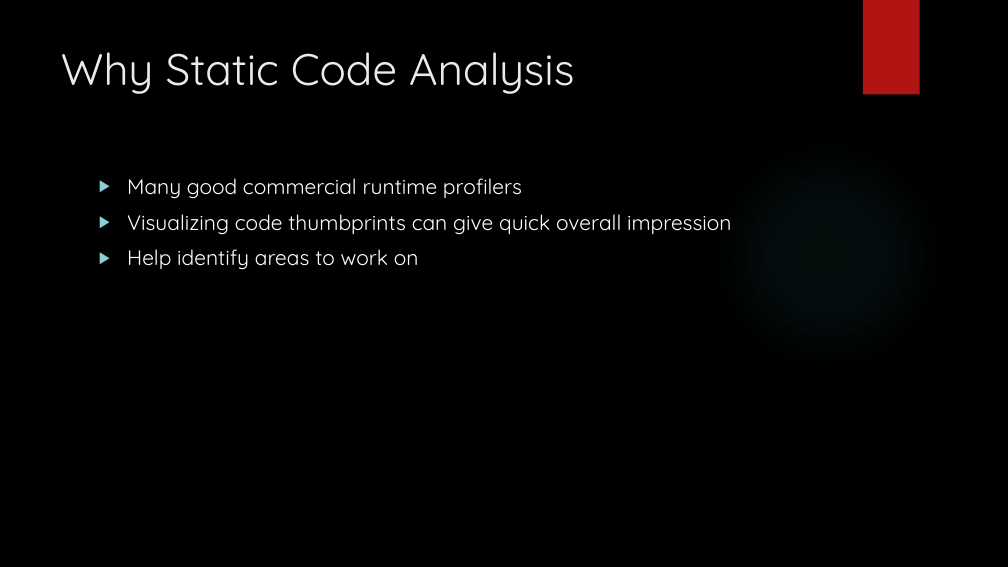
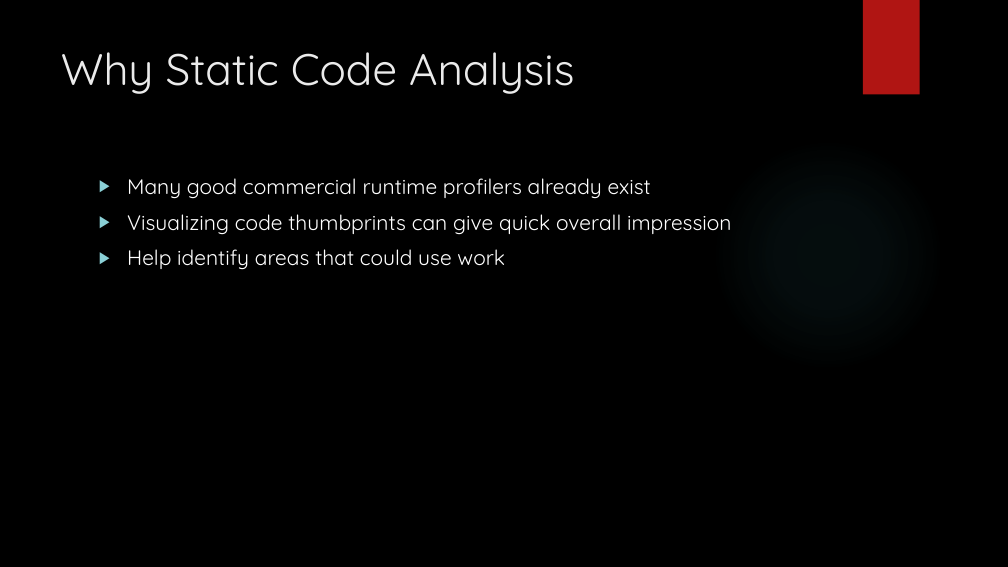
Before and after one commit to srhardin/cs599, a slide deck: slide 3 of Project7.pptx. Drawn at 1008x567 pixels with LibreOffice and Linux fonts; fonts in the diff are those of the drawing; background and template pictures are left out. Boxes give left, top, right and bottom in pixels: in the first picture for what was removed or moved away, otherwise in the second. Text is boxed around its words. In the diff, an @@ line names an element or a change of style, - is before the commit and + after.

Commit message:
tiny wording changes for easier to understand ppt presentation

```diff
--- a/Project7.pptx
+++ b/Project7.pptx
@@ text at box(127, 178, 651, 199): text changed @@
-▶ Many good commercial runtime profilers
+▶ Many good commercial runtime profilers already exist
@@ text at box(127, 249, 505, 270): text changed @@
-▶ Help identify areas to work on
+▶ Help identify areas that could use work
```
